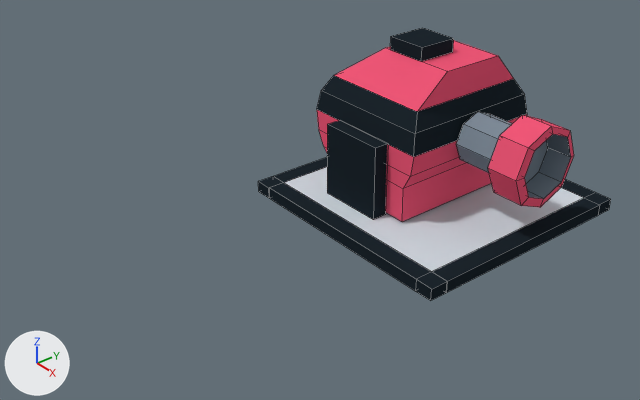
The Blender file blend/bomber.blend: old version first, new version second.
One viewpoint serves both versions: a camera (50 mm lens) standing at (1.537, -1.687, 1.236) and looking at (-0.212, -0.282, 0.007). The axes (+X, +Y, +Z) are drawn at lower left. The lights are the same throughout. Mesh edges are drawn as thin lines.

Before the edit, the objects in view are built like this:
```python
me_cube = bpy.data.meshes.new('Cube')
me_cube.from_pydata(...)  # 145 vertices, 128 faces; spans x -0.738..0.326, y -1.029..0.364, z -0.578..0.462
# faces by material slot: [2, 34, 17, 75]
me_cube.materials.append(mat_material)  # light grey #d2dae2
me_cube.materials.append(mat_material_001)  # red #ef5777
me_cube.materials.append(mat_material_002)  # blue #808e9b
me_cube.materials.append(mat_material_004)  # dark blue #1e272e
# before: 53 (0.045, -0.201, 0.022) at pixel (402, 221), 54 (0.045, -0.064, 0.422) at pixel (447, 71), 55 (0.045, 0.243, 0.022), 56 (0.045, 0.131, 0.422) at pixel (498, 55), 59 (0.045, 0.243, 0.125)
# before: 60 (0.045, -0.203, 0.125) at pixel (403, 188), 63 (0.045, 0.209, 0.336) at pixel (513, 78), 64 (0.045, -0.167, 0.336) at pixel (417, 111), 131 (0.068, 0.235, 0.291) at pixel (524, 94), 132 (0.068, -0.193, 0.291) at pixel (415, 133)
# before: 134 (0.068, 0.246, 0.17), 135 (0.068, -0.204, 0.17) at pixel (410, 176)
ob_cube = bpy.data.objects.new('Cube', me_cube)
ob_cube.location = (0.0, 0.0, 0.0)
```
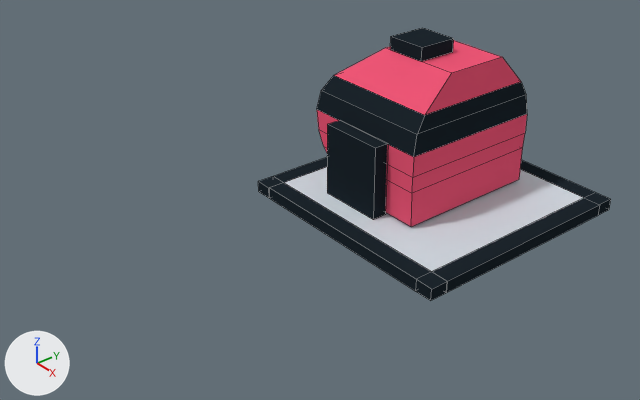
Where the change shows, as pixel boxes (x1, y1, x2, y2) in the pictures (640 x 400 px; the box of a moved part takes in the faces that stretch with it):
part 1 of me_cube, deleted
    before: (456, 112, 574, 207)
part 2 of me_cube, moved or reshaped
    before: (317, 40, 527, 222)
    after: (317, 40, 527, 227)

The edits, one by one:
me_cube has 145 vertices, 128 faces and spans x -0.738..0.326, y -1.029..0.364, z -0.578..0.462.
me_cube is used by ob_cube; location (0.0, 0.0, 0.0).
Verts and faces of me_cube; kept vertices keep their numbers, new ones are numbered from 145.
me_cube part 1: the loose piece of 48 vertices spanning x 0.083..0.326, y -0.091..0.138, z 0.109..0.339 is deleted.
Part 2, on me_cube:
Vertex 53 moves to (0.08, -0.201, 0.022), pixel (411, 226).
Vertex 55 moves to (0.08, 0.243, 0.022), pixel (519, 179).
Vertex 54 moves to (0.059, -0.064, 0.422), pixel (451, 72).
Vertex 56 moves to (0.059, 0.131, 0.422), pixel (502, 56).
Vertex 59 moves to (0.078, 0.243, 0.125), pixel (522, 147).
Vertex 60 moves to (0.078, -0.203, 0.125), pixel (412, 193).
Vertex 63 moves to (0.072, 0.209, 0.336), pixel (521, 81).
Vertex 64 moves to (0.072, -0.167, 0.336), pixel (424, 115).
Vertex 131 moves to (0.075, 0.235, 0.291), pixel (526, 94).
Vertex 132 moves to (0.075, -0.193, 0.291), pixel (417, 134).
Vertex 134 moves to (0.078, 0.246, 0.17), pixel (525, 133).
Vertex 135 moves to (0.078, -0.204, 0.17), pixel (412, 177).
me_cube no longer uses material mat_material_002 (blue #808e9b).
